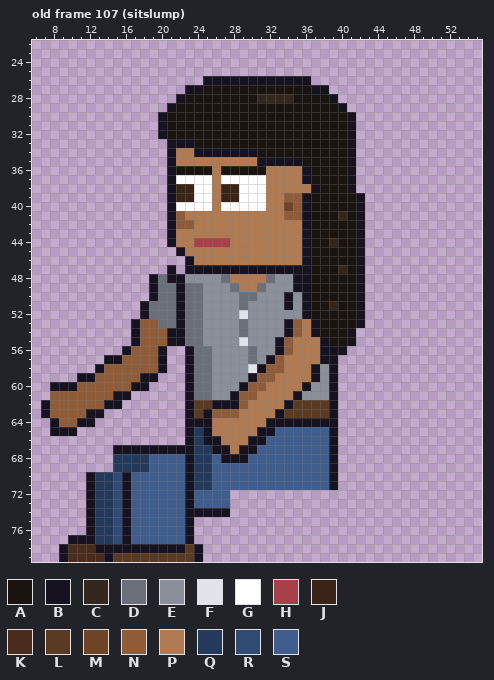
Pixel-art file, stored at sprites/expo/expo_priya_left_anim.aseprite. Above is the file before it was changed.
64x80 pixels, 129 frames. Colours within 5 levels of each other are drawn and written as one. Shown: old frame 107 (sitslump): x 6..55, y 22..79. The commit also changed other frames, which this record leaves out.
Visible layers, top first: "Arm Top", "Hair", "Face", "Watch", "Near Arm", "Collar", "Belt", "Shirt", "Body", "Back Arm", "Pants", "Shoes".
Palette (. is transparent): A #1a1410  B #17121f  C #33261c  D #6a6f7a  E #8a8f9a  F #e0e4ea  G #ffffff  H #a8404a  J #3a2418  K #4a2c1c  L #5a3a22  M #6e4326  N #8e5c38  P #b07a52  Q #243a5c  R #2f4a73  S #3f5e8e
Pixels before, old frame 107 (sitslump) (only the part around the change), first column x 6:
22 ................................................
23 ................................................
24 ................................................
25 ................................................
26 ...................BBBBBBBBBBBB.................
27 .................BBAAAAAAAAAAAABB...............
28 ................BAAAAAAAACCCCAAAAB..............
29 ...............BAAAAAAAAAAAAAAAAAAB.............
30 ..............BAAAAAAAAAAAAAAAAAAAAB............
31 ..............BAAAAAAAAAAAAAAAAAAAAB............
32 ..............BAAAAAAAAAAAAAAAAAAAAB............
33 ...............BBBAAAAAAAAAAAAAAAAAB............
34 ...............BPPBBBBBBBAAAAAAAAAAB............
35 ...............BPPPPPPPPPBBBBBAAAAAB............
36 ...............BAAAAPAAAAAPPPPBAAAAB............
37 ...............BGGGGPGGGGGPPPPBAAAAB............
38 ...............BJJGGPJJGGGPPPPPBAAAB............
39 ...............BJJGGPJJGGGPPNNBAAAAAB...........
40 ...............BGGGGPGGGGGPPMNBAAAAAB...........
41 ...............BNPPPPPPPPPPPNNBAAACAB...........
42 ...............BNNPPPPPPPPPPPPBAAAAAB...........
43 ...............BPPPPPPPPPPPPPPBAAAAAB...........
44 ...............BPPHHHHPPPPPPPPBAACAAB...........
45 ................BPPPPPPPPPPPPPBAAAAAB...........
46 .................BPPPPPPPPPPPPBAAAAAB...........
47 ...............B.BBBBBBBBBBBBBBAAACAB...........
48 .............BDBBEEEEDPPPPDEEBBAAAAAB...........
49 .............BDDBDDEEEDPPDEEEBBAAAAAB...........
50 .............BDDBDDEEEEDDEEEBEBAAAAAB...........
51 ............BDDDBDDEEEEDEEEEBEBAACAAB...........
52 ............BDDDBDDEEEEFEEEEEEBAAAAAB...........
53 ...........BNNDDBDDEEEEDEEEEBNPBAAAAB...........
54 ...........BNNNBBDDEEEEDEEEEBNPBAAAB............
55 ...........BNNNBBDDEEEEFEEEBNPPPBAAB............
56 ..........BNNNB..BDDEEEEDEEBNPPPBBB.............
57 ........BBNNNNB..BDDEEEEDEBNPPPPBB..............
58 .......BNNNNNNB..BDDEEEEFBNNPPPBEB..............
59 .....BBNNNNNBB...BDDEEEEBNNPPPPBEB..............
60 ..BBBNNNNNNBB....BDDEEEBNNPPPPBEEB..............
61 ..NNNNNNNBB......BDDEEBNNPPPPBEEEB..............
62 .BNNNNNNBB.......BLLBBBNPPPPBLLLLB..............
63 .BNNNNBB.........BLBNNNPPPPBLLLLLB..............
64 ..BNNBB..........BBBPPPPPPBBBBBBBB..............
65 ..BBB............BQBPPPPPBBSSSSSSB..............
66 .................BQBBPPPBBSSSSSSSB..............
67 .........BBBBBBBBBQQBBPBBSSSSSSSSB..............
68 .........QQQQSSSSBQQSBBBSSSSSSSSSB..............
69 .........QQQQSSSSBQQSSSSSSSSSSSSSB..............
70 ......BQQRBSSSSSSBQQSSSSSSSSSSSSSB..............
71 ......BQQRBSSSSSSBQQSSSSSSSSSSSSSB..............
The result:
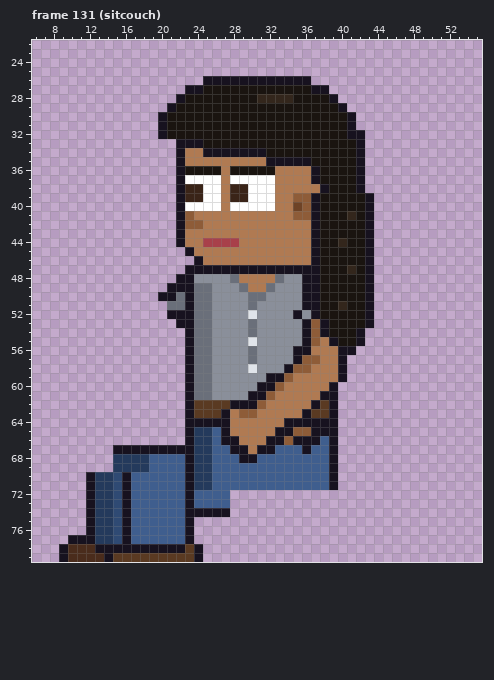
A new or re-ordered frame is compared with the old frame closest to it.
From old to new:
frames 129 -> 135
Frame 131 (sitcouch) is new; against old frame 107 (sitslump):
y 32: x 42 . -> B
y 33: x 21 B -> .; x 24 A -> B; x 41..42 B. -> AB
y 34: x 21..22 BP -> .B; x 24 B -> P; x 31 A -> B; x 41..42 B. -> AB
y 35: x 21..22 BP -> .B; x 31 B -> P; x 36 A -> B; x 41..42 B. -> AB
y 36: x 21..22 BA -> .B; x 26..27 PA -> AP; x 32 P -> A; x 36..37 BA -> PB; x 41..42 B. -> AB
y 37: x 21..22 BG -> .B; x 26..27 PG -> GP; x 32 P -> G; x 36..37 BA -> PB; x 41..42 B. -> AB
y 38: x 21..22 BJ -> .B; x 24 G -> J; x 26..27 PJ -> GP; x 29 G -> J; x 32 P -> G; x 37..38 BA -> PB; x 41..42 B. -> AB
y 39: x 21..22 BJ -> .B; x 24 G -> J; x 26..27 PJ -> GP; x 29 G -> J; x 32 P -> G; x 34 N -> P; x 36..37 BA -> NB; x 42..43 B. -> AB
y 40: x 21..22 BG -> .B; x 26..27 PG -> GP; x 32 P -> G; x 34..37 MNBA -> PMNB; x 42..43 B. -> AB
y 41: x 21..23 BNP -> .BN; x 34 N -> P; x 36..37 BA -> NB; x 40..43 CAB. -> ACAB
y 42: x 21..22 BN -> .B; x 24 P -> N; x 36..37 BA -> PB; x 42..43 B. -> AB
y 43: x 21..22 BP -> .B; x 36..37 BA -> PB; x 42..43 B. -> AB
y 44: x 21..22 BP -> .B; x 24 H -> P; x 28 P -> H; x 36..37 BA -> PB; x 39..40 CA -> AC; x 42..43 B. -> AB
y 45: x 22..23 BP -> .B; x 36..37 BA -> PB; x 42..43 B. -> AB
y 46: x 23..24 BP -> .B; x 36..37 BA -> PB; x 42..43 B. -> AB
y 47: x 21 B -> .; x 37 A -> B; x 40..43 CAB. -> ACAB
y 48: x 19..21 BDB -> ...; x 23 E -> B; x 27..28 DP -> ED; x 32..33 DE -> PD; x 35 B -> E; x 37 A -> B; x 42..43 B. -> AB
y 49: x 19..21 BDD -> ..B; x 23 D -> B; x 25 E -> D; x 28..29 DP -> ED; x 31..32 DE -> PD; x 35 B -> E; x 37 A -> B; x 42..43 B. -> AB
y 50: x 19..23 BDDBD -> .BBDB; x 25 E -> D; x 29 D -> E; x 31 E -> D; x 34 B -> E; x 37 A -> B; x 42..43 B. -> AB
y 51: x 18..20 BDD -> ...; x 22..23 BD -> DB; x 25 E -> D; x 29..30 DE -> ED; x 34 B -> E; x 37 A -> B; x 39..40 CA -> AC; x 42..43 B. -> AB
y 52: x 18..21 BDDD -> ...B; x 23 D -> B; x 25 E -> D; x 29..30 FE -> EF; x 35..37 EBA -> BEB; x 42..43 B. -> AB
y 53: x 17..21 BNNDD -> .....; x 23 D -> B; x 25 E -> D; x 29..30 DE -> ED; x 34..38 BNPBA -> EEBNB; x 42..43 B. -> AB
y 54: x 17..23 BNNNBBD -> ......B; x 25 E -> D; x 29..30 DE -> ED; x 34..38 BNPBA -> EEBNB; x 41..42 B. -> AB
y 55: x 17..23 BNNNBBD -> ......B; x 25 E -> D; x 29..30 FE -> EF; x 33..39 BNPPPBA -> EEEBNPB; x 41..42 B. -> AB
y 56: x 16..20 BNNNB -> .....; x 33..36 BNPP -> EEBB; x 38..39 BB -> PP; x 41 . -> B
y 57: x 14..20 BBNNNNB -> .......; x 32..40 BNPPPPBB. -> EEEBNNPPB
y 58: x 13..20 BNNNNNNB -> ........; x 31..40 BNNPPPBEB. -> EEEBNNPPPB
y 59: x 11..19 BBNNNNNBB -> .........; x 30..34 BNNPP -> EEBBN; x 37..40 BEB. -> PPPB
y 60: x 8..18 BBBNNNNNNBB -> ...........; x 29..33 BNNPP -> EEBBN; x 36..38 BEE -> PPP
y 61: x 8..16 NNNNNNNBB -> .........; x 28..32 BNNPP -> EEBBN; x 35..38 BEEE -> PPPB
y 62: x 7..15 BNNNNNNBB -> .........; x 26..27 BB -> LL; x 29..31 NPP -> BBN; x 34..37 BLLL -> PPPB
y 63: x 7..13 BNNNNBB -> .......; x 25..30 BNNNPP -> LLBPNN; x 33..36 BLLL -> PPPB
y 64: x 8..12 BNNBB -> .....; x 26..27 PP -> BB; x 32..33 BB -> PP
y 65: x 8..10 BBB -> ...; x 25..27 BPP -> QSB; x 31..38 BBSSSSSS -> PPBBNNBB
y 66: x 25..28 BBPP -> QSBB; x 30..37 BBSSSSSS -> PPBBNBBB
y 67: x 26..28 BBP -> SSB; x 30..32 BSS -> PBB; x 36 S -> B
y 68: x 27..28 BB -> SS; x 30 S -> B
